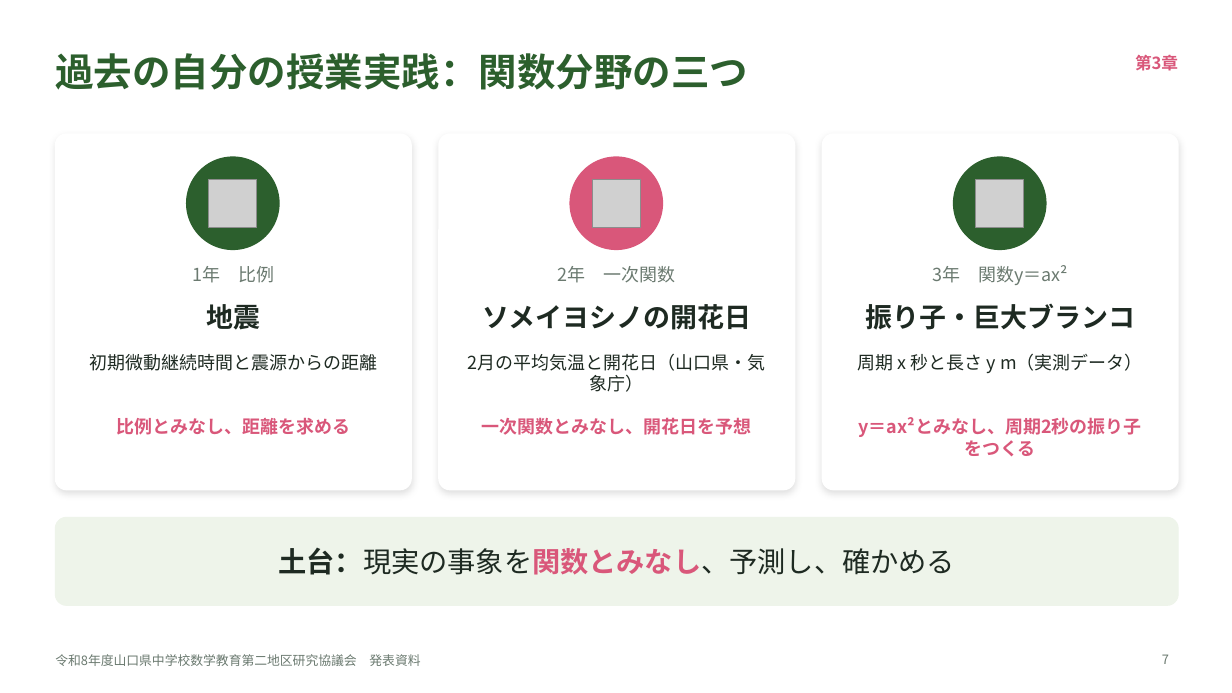
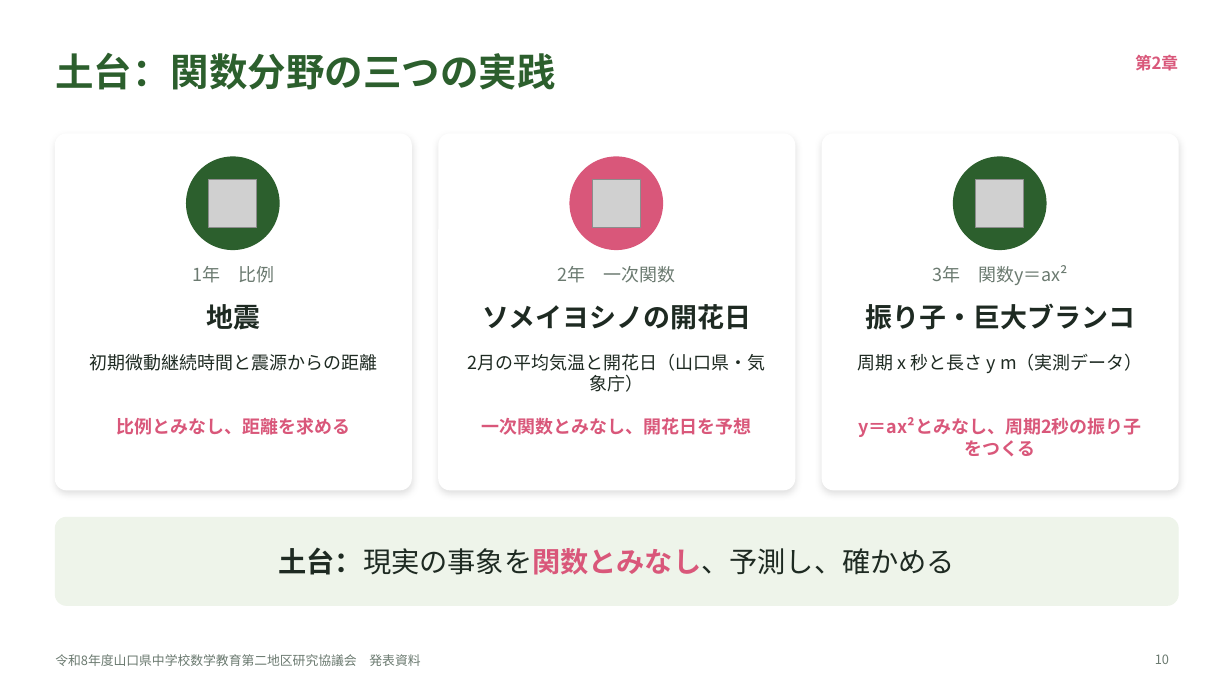
Before and after one commit to margiela14th-sudo/my-ai-project, a slide deck: slide 10 of 07_完成資料/県大会発表_生成AI授業再構築.pptx (slide 7 before the commit). Drawn at 1232x693 pixels with LibreOffice and Linux fonts; fonts in the diff are those of the drawing; grey boxes stand for pictures. Boxes give left, top, right and bottom in pixels: in the first picture for what was removed or moved away, otherwise in the second. Text is boxed around its words. In the diff, an @@ line names an element or a change of style, - is before the commit and + after.

```diff
--- a/07_完成資料/県大会発表_生成AI授業再構築.pptx
+++ b/07_完成資料/県大会発表_生成AI授業再構築.pptx
@@ title at bbox=[55, 53, 555, 90]: text changed @@
-過去の自分の授業実践：関数分野の三つ
+土台：関数分野の三つの実践
@@ text at bbox=[1135, 55, 1178, 71]: text changed @@
-第3章
+第2章
@@ page number at bbox=[1155, 654, 1169, 664]: text changed @@
-7
+10
```
Also in this commit, not shown: 13 other slides changed, 6 slides added, 3 slides removed, 14 other files.
